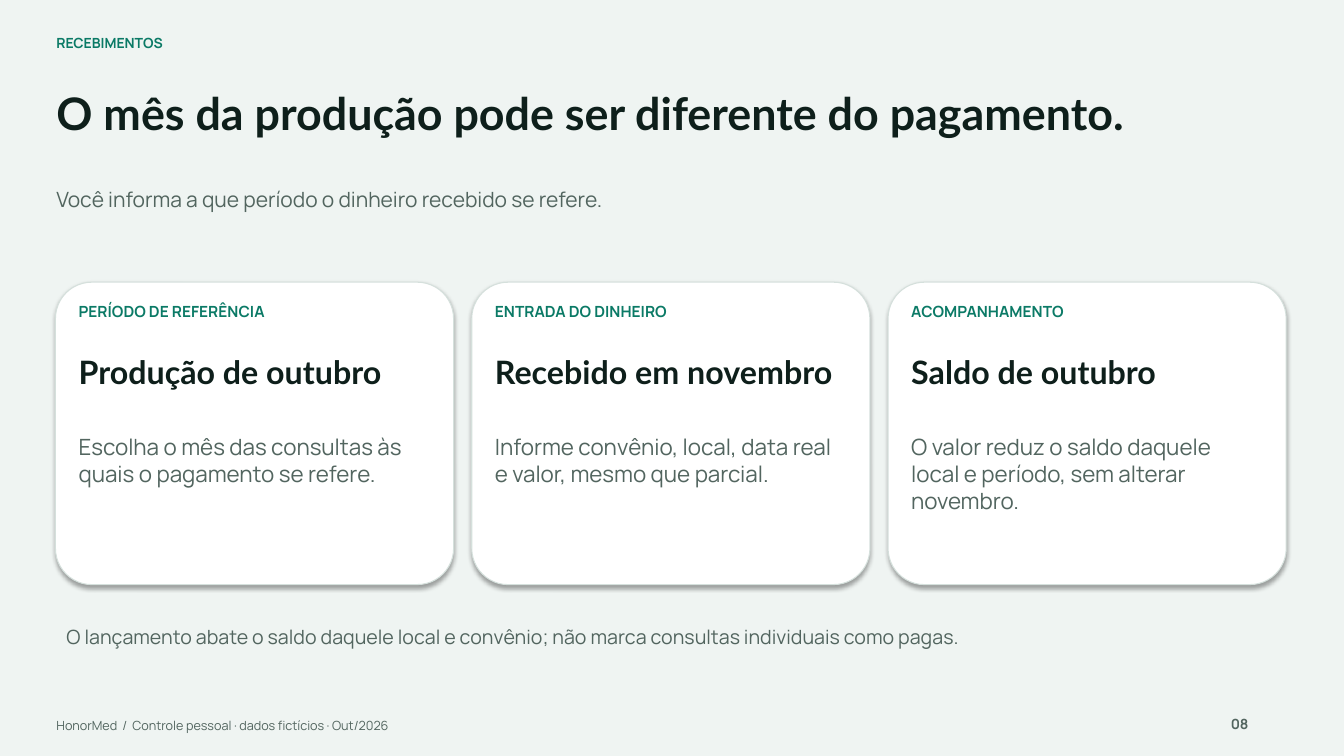
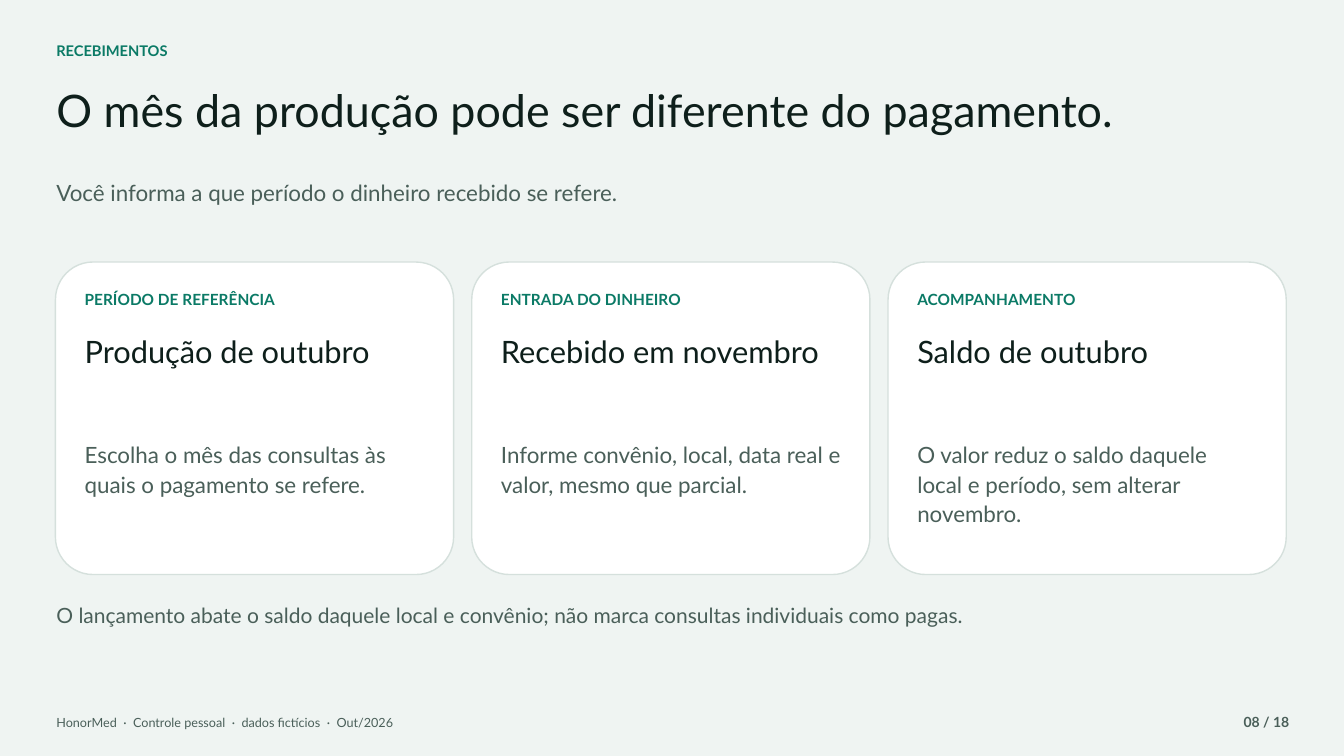
Before and after one commit to Gor0d/HonorMed, a slide deck: slide 8 of docs/apresentacao/HonorMed_Apresentacao_Medicos.pptx. Drawn at 1344x756 pixels with LibreOffice and Linux fonts; fonts in the diff are those of the drawing. Boxes give left, top, right and bottom in pixels: in the first picture for what was removed or moved away, otherwise in the second. Text is boxed around its words. In the diff, an @@ line names an element or a change of style, - is before the commit and + after.

```diff
--- a/docs/apresentacao/HonorMed_Apresentacao_Medicos.pptx
+++ b/docs/apresentacao/HonorMed_Apresentacao_Medicos.pptx
@@ text "RECEBIMENTOS" at (x1=56, y1=45, x2=167, y2=56): size 10 to 10.5 pt, font Manrope to Lato; line spacing 1 to 1.1; less space between paragraphs @@
@@ text "O mês da produção pode ..." at (x1=56, y1=94, x2=1113, y2=135): bold off; less space between paragraphs @@
@@ text "Você informa a que período ..." at (x1=56, y1=184, x2=617, y2=205): size 15 to 16 pt, font Manrope to Lato, text colour #52655F to #4A5F59; line spacing 1 to 1.1; less space between paragraphs @@
@@ rounded rectangle resized from (x1=55, y1=282, x2=454, y2=585) to (x1=55, y1=262, x2=454, y2=575) @@
@@ rounded rectangle resized from (x1=472, y1=282, x2=870, y2=585) to (x1=472, y1=262, x2=870, y2=575) @@
@@ outline #D5E0DC 0.75 pt to #D5E0DC 1 pt; shadow off in 3 elements at (x1=55, y1=262, x2=454, y2=575), (x1=472, y1=262, x2=870, y2=575), (x1=888, y1=262, x2=1287, y2=575) @@
@@ rounded rectangle resized from (x1=888, y1=282, x2=1287, y2=585) to (x1=888, y1=262, x2=1287, y2=575) @@
@@ text "PERÍODO DE REFERÊNCIA" moved from (x1=79, y1=303, x2=265, y2=318) to (x1=85, y1=291, x2=275, y2=305) @@
@@ text "ENTRADA DO DINHEIRO" moved from (x1=495, y1=305, x2=666, y2=318) to (x1=501, y1=293, x2=681, y2=305) @@
@@ font Manrope to Lato; line spacing 1 to 1.1; less space between paragraphs in 3 elements at (x1=85, y1=291, x2=275, y2=305), (x1=501, y1=293, x2=681, y2=305), (x1=917, y1=293, x2=1075, y2=305) @@
@@ text "ACOMPANHAMENTO" moved from (x1=911, y1=305, x2=1063, y2=318) to (x1=917, y1=293, x2=1075, y2=305) @@
@@ text "Produção de outubro" moved from (x1=79, y1=360, x2=381, y2=390) to (x1=85, y1=340, x2=370, y2=369) @@
@@ size 23 to 22 pt, bold off; less space between paragraphs in 3 elements at (x1=917, y1=340, x2=1148, y2=364), (x1=85, y1=340, x2=370, y2=369), (x1=501, y1=340, x2=819, y2=364) @@
@@ text "Recebido em novembro" moved from (x1=495, y1=360, x2=832, y2=385) to (x1=501, y1=340, x2=819, y2=364) @@
@@ text "Saldo de outubro" moved from (x1=911, y1=360, x2=1156, y2=385) to (x1=917, y1=340, x2=1148, y2=364) @@
@@ font Manrope to Lato, text colour #52655F to #4A5F59; line spacing 1 to 1.1; less space between paragraphs in 3 elements at (x1=85, y1=446, x2=386, y2=497), (x1=501, y1=446, x2=841, y2=497), (x1=917, y1=446, x2=1206, y2=522) @@
@@ text "O valor reduz o saldo ..." moved from (x1=911, y1=438, x2=1210, y2=510) to (x1=917, y1=446, x2=1206, y2=522) @@
@@ text "O lançamento abate o saldo ..." moved from (x1=66, y1=629, x2=958, y2=649) to (x1=56, y1=607, x2=963, y2=627) @@
@@ text "O lançamento abate o saldo ..." at (x1=56, y1=607, x2=963, y2=627): size 14 to 15 pt, font Manrope to Lato, text colour #52655F to #4A5F59; line spacing 1 to 1.1; less space between paragraphs @@
@@ text at (x1=56, y1=717, x2=394, y2=729): text changed; font Manrope to Lato; text colour #52655F to #4A5F59 @@
-HonorMed / Controle pessoal · dados fictícios · Out/2026
+HonorMed · Controle pessoal · dados fictícios · Out/2026
@@ text at (x1=1244, y1=717, x2=1289, y2=727): text changed; font Manrope to Lato; text colour #52655F to #4A5F59 @@
-08
+08 / 18
```
Also in this commit, not shown: 15 other slides changed, 2 slides added, 10 other files.
